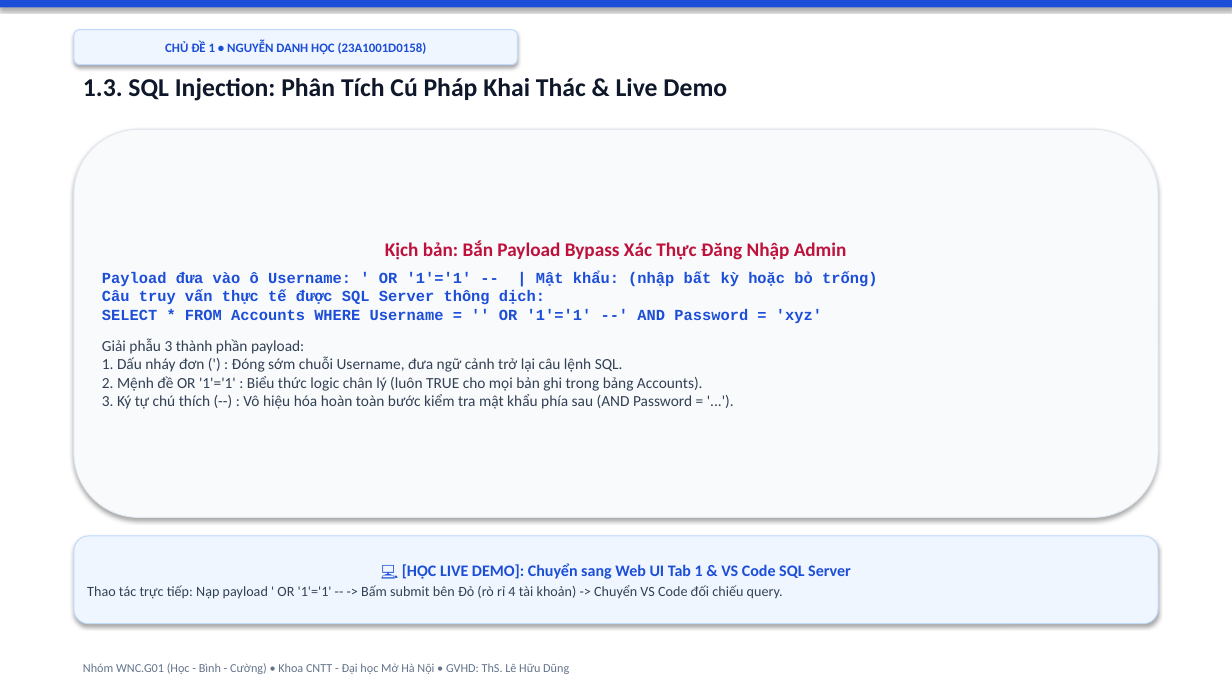
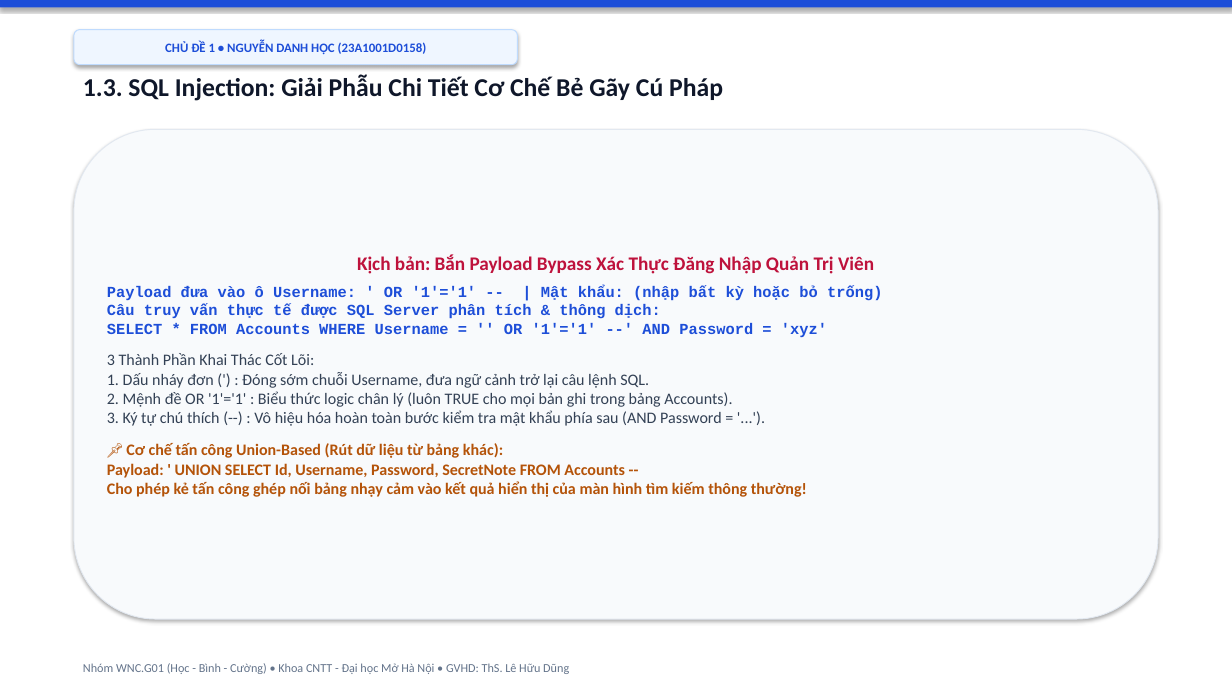
Before and after one commit to hocjsoo/OWASP_Demo, a slide deck: slide 5 of Slide_OWASP_Top3_Nhom_WNC_G01.pptx. Drawn at 1232x693 pixels with LibreOffice and Linux fonts; fonts in the diff are those of the drawing. Boxes give left, top, right and bottom in pixels: in the first picture for what was removed or moved away, otherwise in the second. Text is boxed around its words. In the diff, an @@ line names an element or a change of style, - is before the commit and + after.

```diff
--- a/Slide_OWASP_Top3_Nhom_WNC_G01.pptx
+++ b/Slide_OWASP_Top3_Nhom_WNC_G01.pptx
@@ text at (83,75,723,101): text changed @@
-1.3. SQL Injection: Phân Tích Cú Pháp Khai Thác & Live Demo
+1.3. SQL Injection: Giải Phẫu Chi Tiết Cơ Chế Bẻ Gãy Cú Pháp
@@ rounded rectangle "Kịch bản: Bắn Payload Bypass ...": place and size @@
-rounded rectangle "Kịch bản: Bắn Payload Bypass ..." at (74,129,1158,518)
+rounded rectangle "Kịch bản: Bắn Payload Bypass ..." at (74,129,1158,619)
@@ text in rounded rectangle at (107,254,882,497): text changed; size 12 to 12.5 pt; bold on @@
-Kịch bản: Bắn Payload Bypass Xác Thực Đăng Nhập Admin
-Payload đưa vào ô Username: ' OR '1'='1' -- | Mật khẩu: (nhập bất kỳ hoặc bỏ trống)
-Câu truy vấn thực tế được SQL Server thông dịch:
-SELECT * FROM Accounts WHERE Username = '' OR '1'='1' --' AND Password = 'xyz'
-Giải phẫu 3 thành phần payload:
-1. Dấu nháy đơn (') : Đóng sớm chuỗi Username, đưa ngữ cảnh trở lại câu lệnh SQL.
-2. Mệnh đề OR '1'='1' : Biểu thức logic chân lý (luôn TRUE cho mọi bản ghi trong bảng Accounts).
-3. Ký tự chú thích (--) : Vô hiệu hóa hoàn toàn bước kiểm tra mật khẩu phía sau (AND Password = '...').
+Kịch bản: Bắn Payload Bypass Xác Thực Đăng Nhập Quản Trị Viên
+Payload đưa vào ô Username: ' OR '1'='1' -- | Mật khẩu: (nhập bất kỳ hoặc bỏ trống)
+Câu truy vấn thực tế được SQL Server phân tích & thông dịch:
+SELECT * FROM Accounts WHERE Username = '' OR '1'='1' --' AND Password = 'xyz'
+3 Thành Phần Khai Thác Cốt Lõi:
+1. Dấu nháy đơn (') : Đóng sớm chuỗi Username, đưa ngữ cảnh trở lại câu lệnh SQL.
+2. Mệnh đề OR '1'='1' : Biểu thức logic chân lý (luôn TRUE cho mọi bản ghi trong bảng Accounts).
+3. Ký tự chú thích (--) : Vô hiệu hóa hoàn toàn bước kiểm tra mật khẩu phía sau (AND Password = '...').
+📌 Cơ chế tấn công Union-Based (Rút dữ liệu từ bảng khác):
+Payload: ' UNION SELECT Id, Username, Password, SecretNote FROM Accounts --
+Cho phép kẻ tấn công ghép nối bảng nhạy cảm vào kết quả hiển thị của màn hình tìm kiếm thông thường!
@@ rounded rectangle removed at (74,536,1158,624) @@
-💻 [HỌC LIVE DEMO]: Chuyển sang Web UI Tab 1 & VS Code SQL Server
-Thao tác trực tiếp: Nạp payload ' OR '1'='1' -- -> Bấm submit bên Đỏ (rò rỉ 4 tài khoản) -> Chuyển VS Code đối chiếu query.
```
Also in this commit, not shown: 9 other slides changed, 6 slides added, 2 other files.
